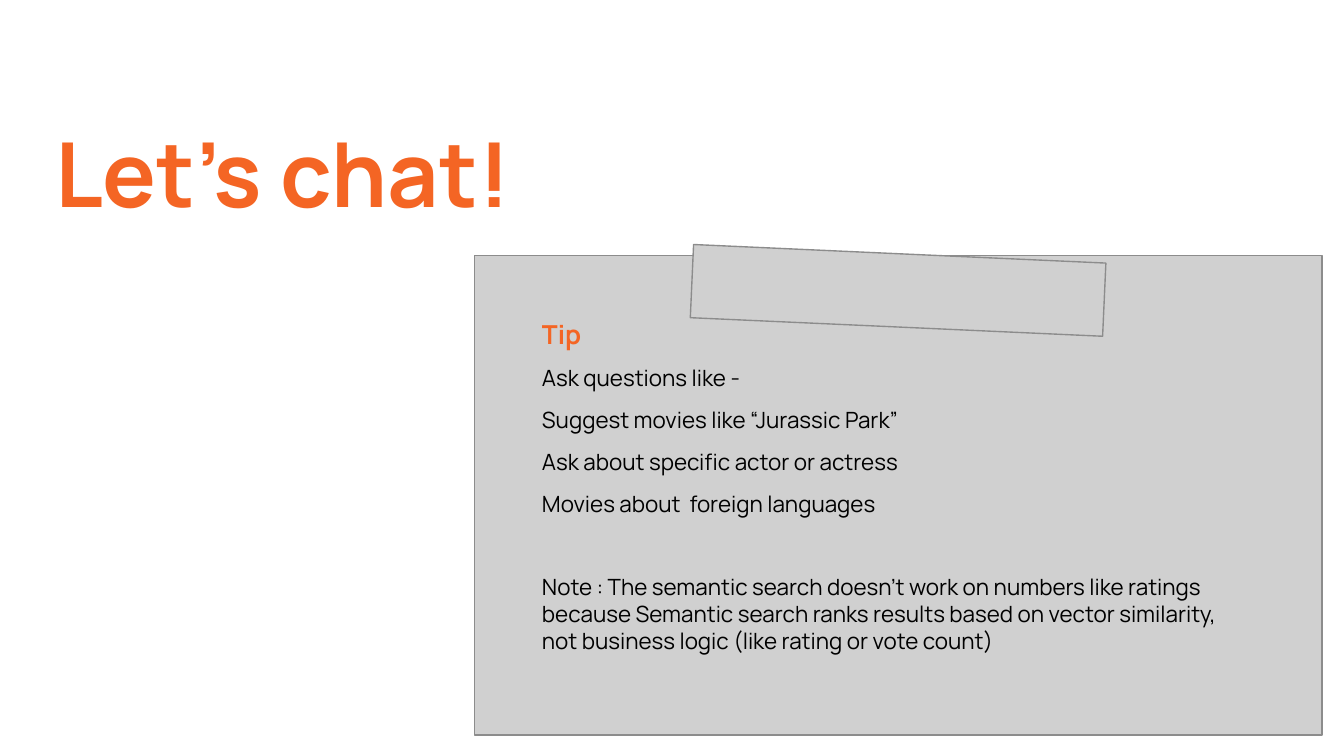
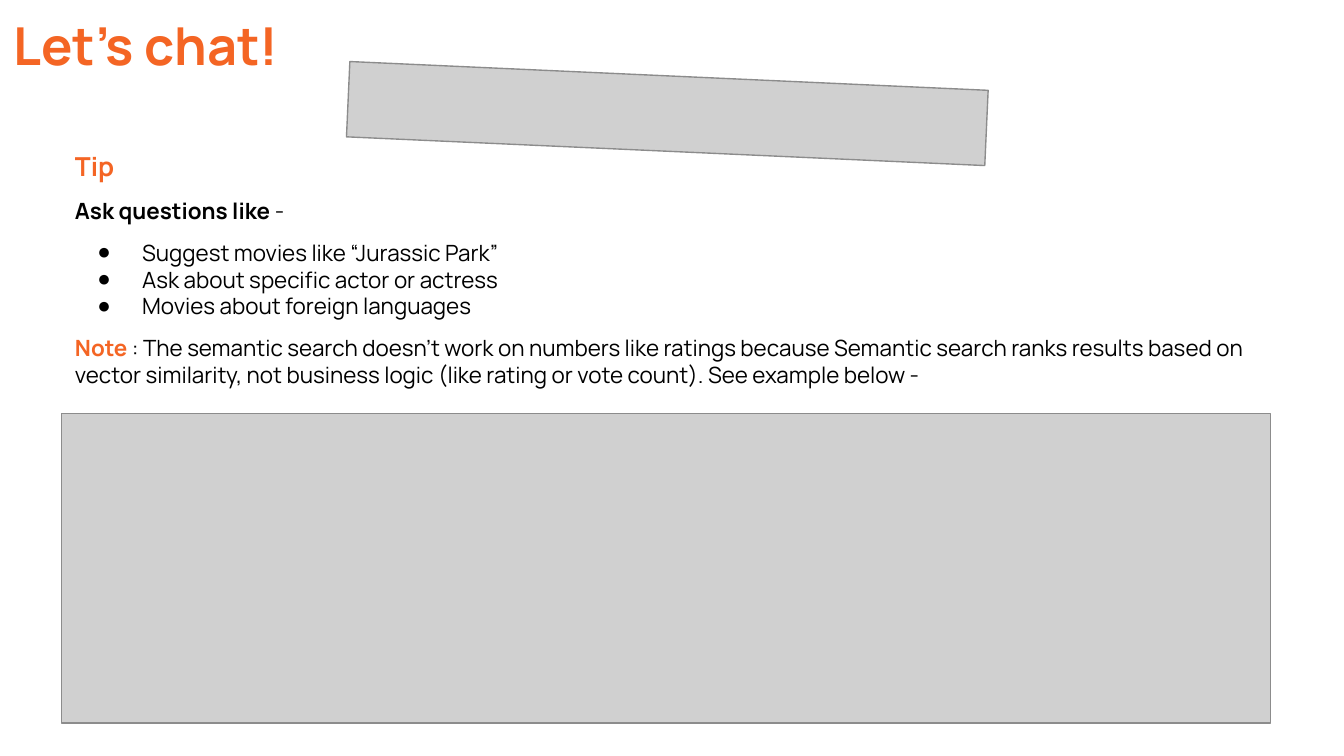
Before and after one commit to ndpawar1981/IMDb-Movie-chat-bot, a slide deck: slide 14 of DS-08-capstone-Nitin-Pawar.pptx (slide 12 before the commit). Drawn at 1344x756 pixels with LibreOffice and Linux fonts; fonts in the diff are those of the drawing; grey boxes stand for pictures; background and template pictures are left out. Boxes give left, top, right and bottom in pixels: in the first picture for what was removed or moved away, otherwise in the second. Text is boxed around its words. In the diff, an @@ line names an element or a change of style, - is before the commit and + after.

```diff
--- a/DS-08-capstone-Nitin-Pawar.pptx
+++ b/DS-08-capstone-Nitin-Pawar.pptx
@@ title "Let’s chat!": place and size @@
-title "Let’s chat!" at bbox=[55, 142, 510, 209]
+title "Let’s chat!" at bbox=[13, 27, 279, 66]
@@ title "Let’s chat!" at bbox=[13, 27, 279, 66]: size 48 to 28 pt @@
@@ picture: place and size @@
-picture at bbox=[691, 245, 1106, 337]
+picture at bbox=[347, 61, 988, 165]
@@ text "Tip": place and size @@
-text "Tip" at bbox=[542, 325, 1216, 655]
+text "Tip" at bbox=[75, 157, 1243, 389]
@@ text at bbox=[75, 202, 498, 320]: bold on in "Ask questions like"; bullet none to ●; less space between paragraphs @@
@@ picture removed at bbox=[474, 255, 1322, 735] @@
@@ text at bbox=[75, 339, 1243, 389]: text changed @@
-Note : The semantic search doesn't work on numbers like ratings because Semantic search ranks results based on vector similarity, not business logic (like rating or vote count)
+Note : The semantic search doesn't work on numbers like ratings because Semantic search ranks results based on vector similarity, not business logic (like rating or vote count). See example below -
@@ picture added at bbox=[62, 414, 1270, 723] @@
```
Also in this commit, not shown: 4 other slides changed, 3 slides added, 1 slide removed, 7 other files.
